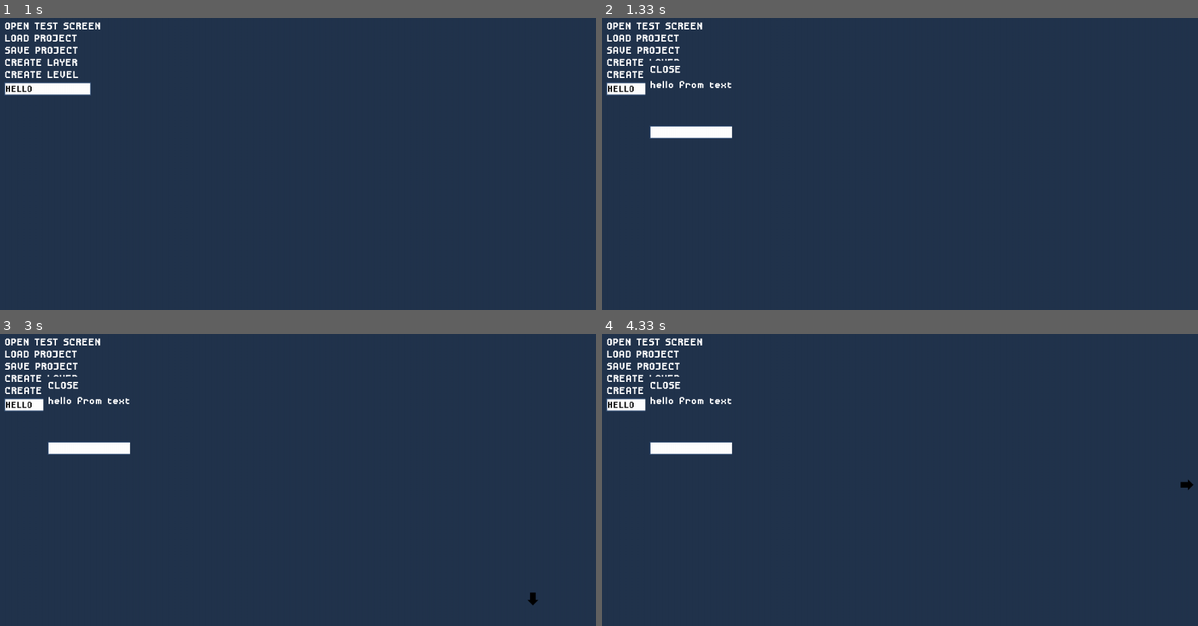
Above: before the commit, frames 1-4 (two rows, left to right).
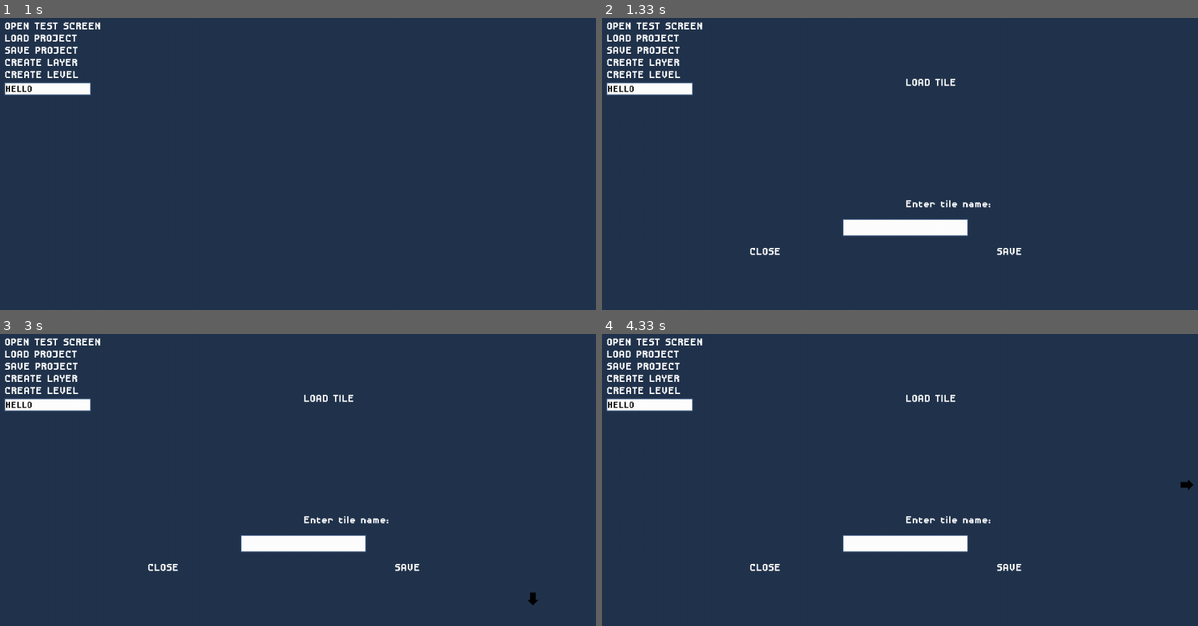
Above: after the commit, the same moments.

Repository: ImYourDope/PyGameLevelDesigner
Game: pygame game, started from main.py
Same seed, same stepped clock (60 frames per second), same inputs: the game is played once before the commit and once after it.
Inputs (mouse positions are in pixels of both pictures, inside the frame that each line leads up to):
- Up to frame 1 (1 s): click (387, 38) at 0.38 s; click (303, 187) at 0.72 s
- Up to frame 2 (1.33 s): click (655, 26) at 1.05 s
- Up to frame 3 (3 s): click (387, 614) at 1.55 s; click (315, 383) at 1.88 s; click (405, 567) at 2.22 s; click (530, 599) at 2.72 s
- Up to frame 4 (4.33 s): click (810, 386) at 3.05 s; click (1066, 456) at 3.38 s; click (1186, 485) at 4.22 s

Frame 1 is identical in both runs. In frame 2, 2.9% of the frame differs, in the area x 7-71%, y 14-82%; in frame 3, 2.9%; in frame 4, 2.9%.

Commit message:
Fixed bug with save button

Diff:
--- a/Interface/Button.py
+++ b/Interface/Button.py
@@ -36,4 +36,6 @@
         if not layout_manager.ishovered(self.id):
             screen.blit(self.surface, (self.pos[0], self.pos[1]))
         else:
+            if self.id == 'save-tile':
+                print("hello")
             screen.blit(self.surface, (self.shift_pos[0], self.shift_pos[1]))
--- a/XMLparser.py
+++ b/XMLparser.py
@@ -22,18 +22,22 @@
             props = XMLParser.read_properties(elem)
             XMLParser.convert_props(props)
             XMLParser.set_id(props)
+            print(props)
 
             if elem.tag == 'Button':
                 props = XMLParser.set_default_parameters(props, Button.DEFAULT)
+                print(props)
+
                 dom.append(Button(props))
             elif elem.tag == 'Input':
                 props = XMLParser.set_default_parameters(props, Input.DEFAULT)
                 dom.append(Input(props))
             elif elem.tag == 'Label':
-                props = XMLParser.set_default_parameters(props, Input.DEFAULT)
+                props = XMLParser.set_default_parameters(props, Label.DEFAULT)
                 dom.append(Label(props))
             else:
-                raise Exception('Incorrect tag')
+                pass
+                # raise Exception('Incorrect tag')
 
         return Layout(dom, XMLParser.set_default_parameters(self.read_metadata(), Layout.DEFAULT))
 
@@ -64,11 +68,14 @@
     @staticmethod
     def set_default_parameters(props, default):
         for key in default.keys():
-            if not key in props:
+            if type(default[key]) is dict:
+                if key not in props:
+                    props[key] = {}
+                XMLParser.set_default_parameters(props[key], default[key])
+
+            if key not in props:
                 props[key] = default[key]
-            else:
-                if type(props[key]) is dict:
-                    XMLParser.set_default_parameters(props[key], default[key])
+
         return props
 
 
--- a/main.py
+++ b/main.py
@@ -20,7 +20,7 @@
 
 root = xml.read_dom()
 
-xml = XMLParser('popup.xml')
+xml = XMLParser('tileloaderlayout.xml')
 popup = xml.read_dom()
 popup.onclick('close-popup', lambda _: layout_manager.pop())
 
--- a/tileloaderlayout.xml
+++ b/tileloaderlayout.xml
@@ -16,7 +16,8 @@
             y="400"
             width="150"
             height="40"
-            text="SAVE"/>
+            text="SAVE">
+    </Button>
 
     <Input id="input-tile_name"
            width="290"
